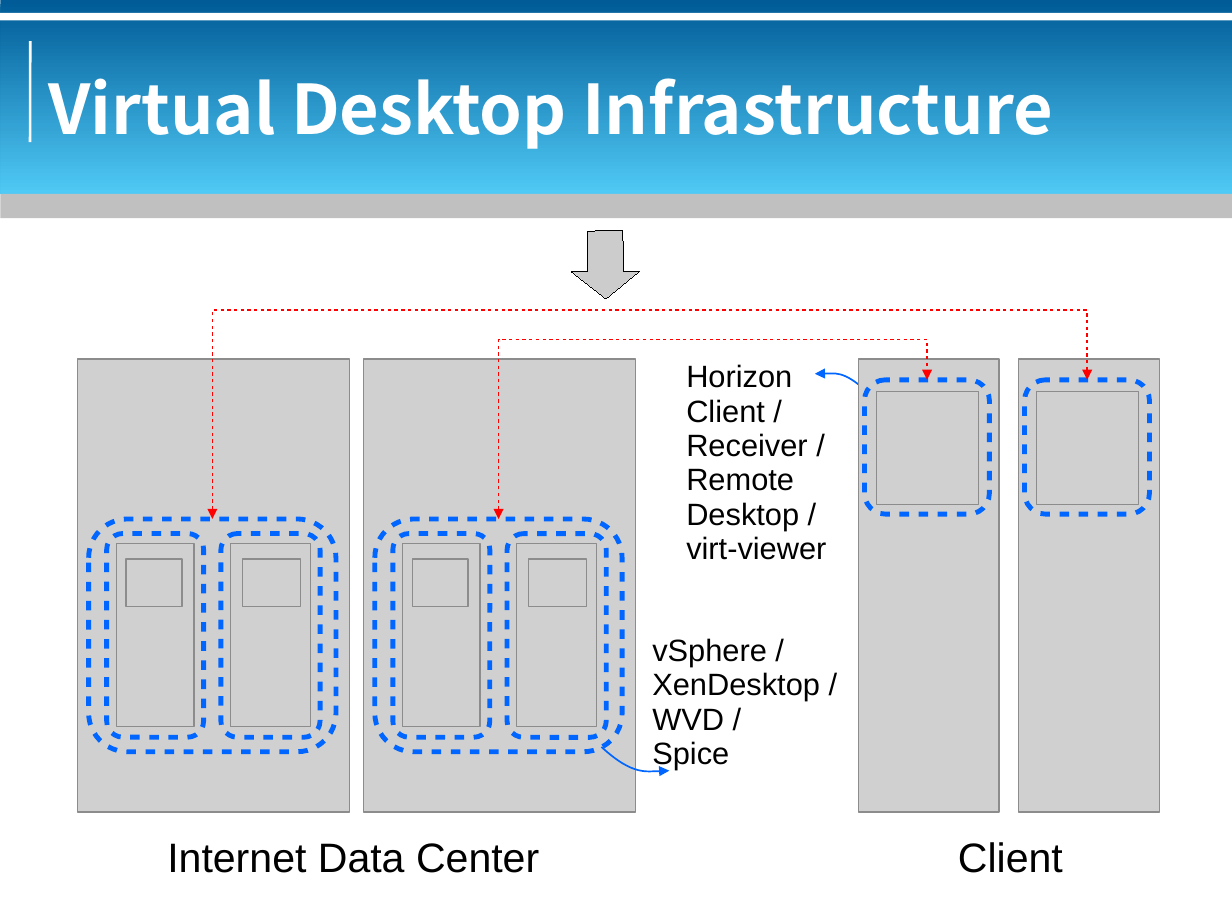
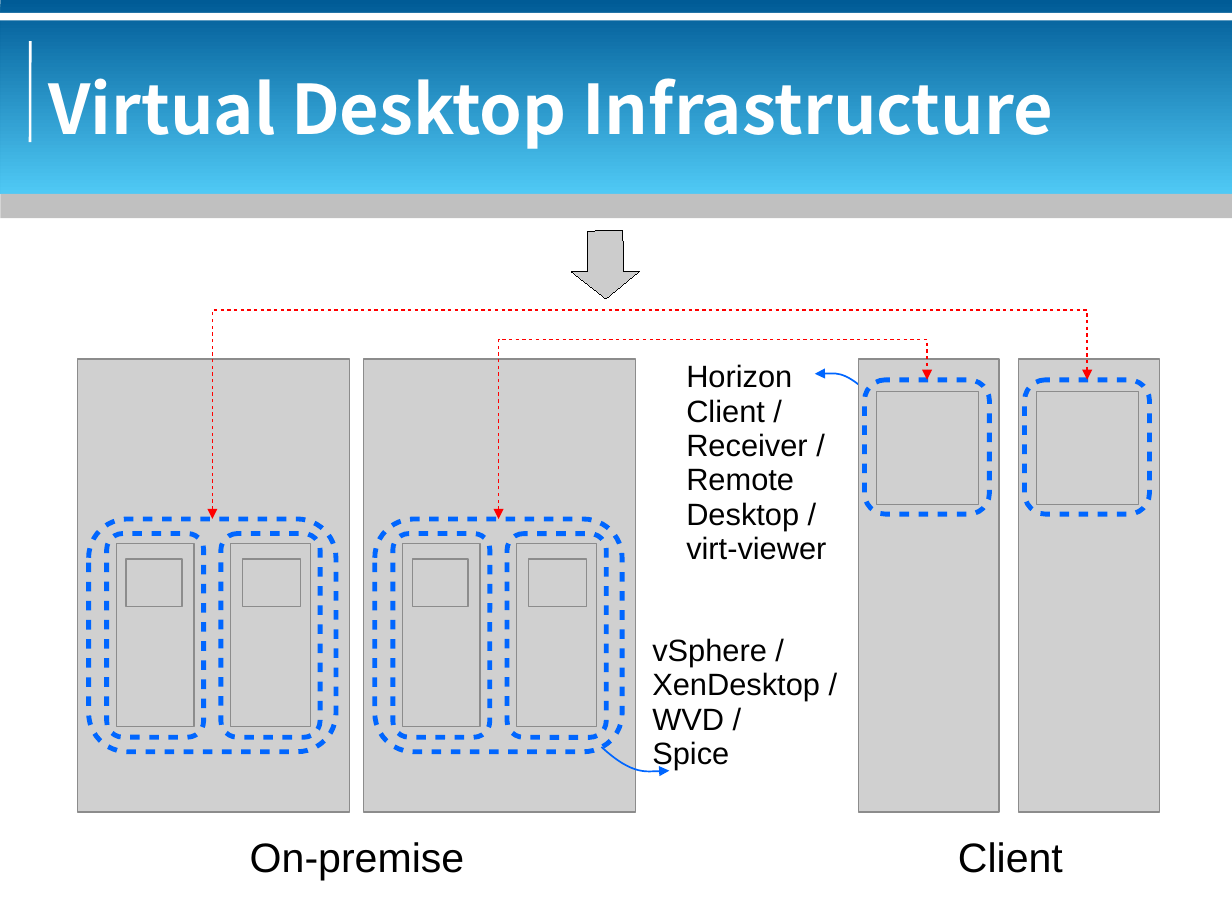
Before and after one commit to bluebat/.presentations, a slide deck: slide 9 of vdi-historical-overview.odp (slide 8 before the commit). Drawn at 1232x924 pixels with LibreOffice and Linux fonts; fonts in the diff are those of the drawing; grey boxes stand for pictures; background and template pictures are left out. Boxes give left, top, right and bottom in pixels: in the first picture for what was removed or moved away, otherwise in the second. Text is boxed around its words. In the diff, an @@ line names an element or a change of style, - is before the commit and + after.

```diff
--- a/vdi-historical-overview.odp
+++ b/vdi-historical-overview.odp
@@ text removed at [167,843,539,873] @@
-Internet Data Center
@@ text added at [250,842,465,880], 24 pt, text #000000 @@
+On-premise
```
Also in this commit, not shown: 4 other slides changed, 1 slide added.
